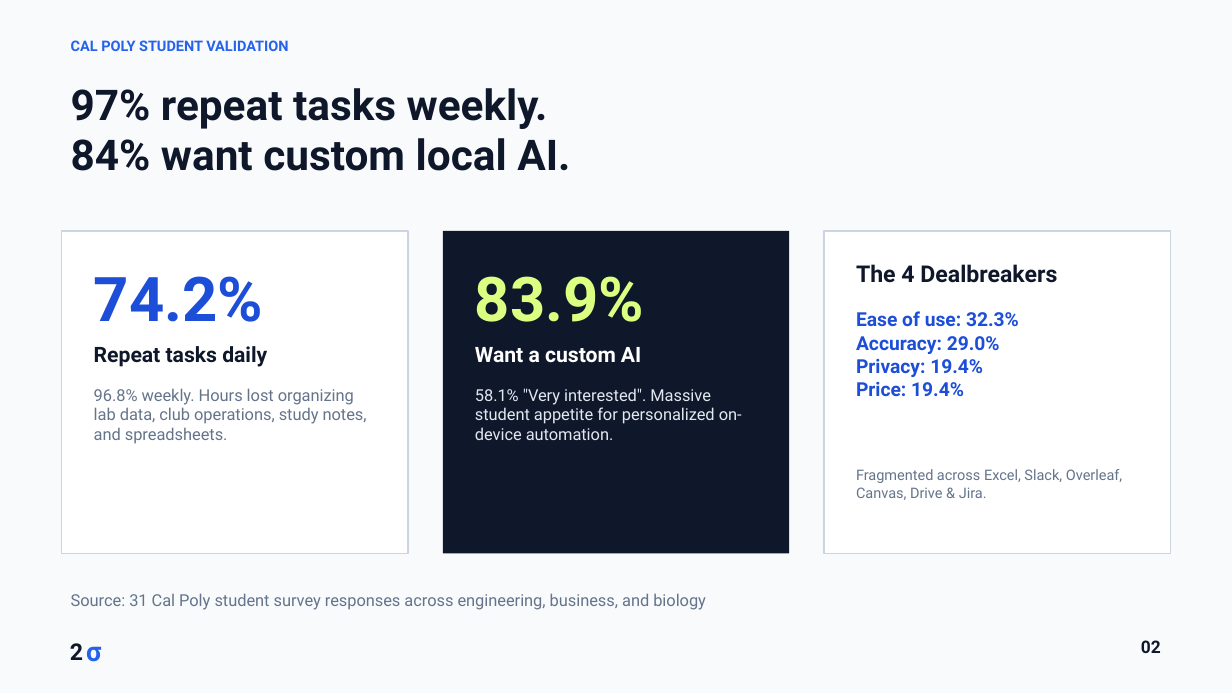
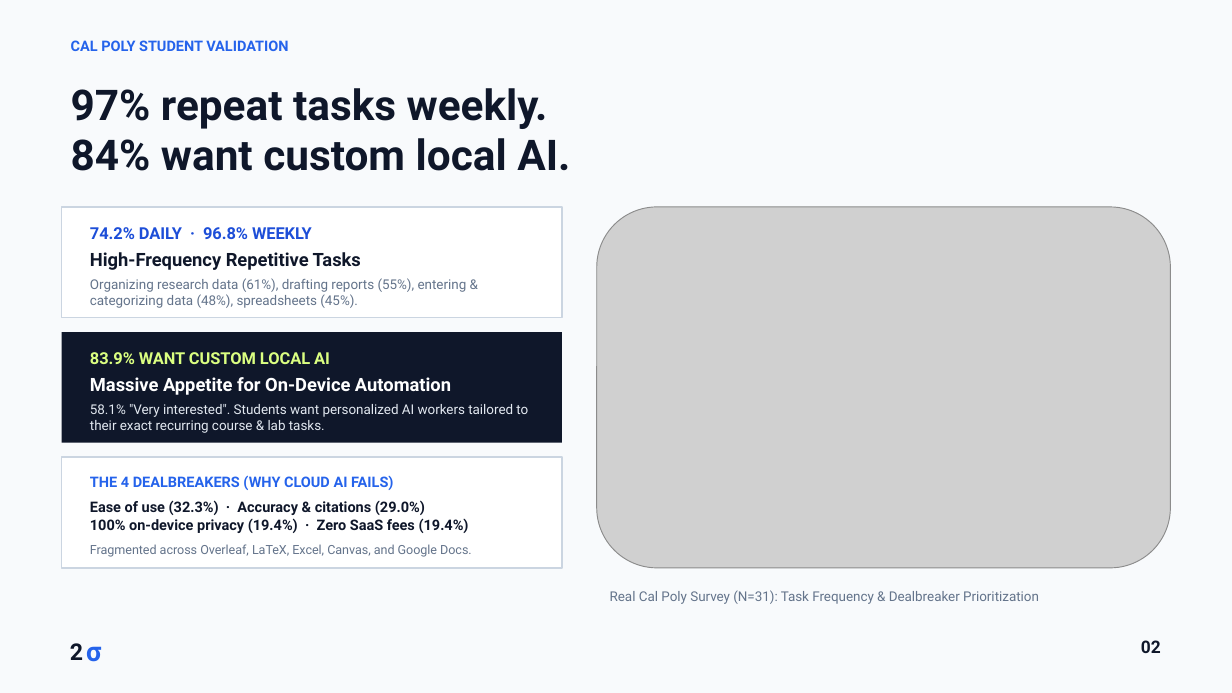
Before and after one commit to zedk1929/local-ai-job-trainer, a slide deck: slide 2 of pitch-deliverables/output/Apprentice_Draft_2.pptx. Drawn at 1232x693 pixels with LibreOffice and Linux fonts; fonts in the diff are those of the drawing; grey boxes stand for pictures. Boxes give left, top, right and bottom in pixels: in the first picture for what was removed or moved away, otherwise in the second. Text is boxed around its words. In the diff, an @@ line names an element or a change of style, - is before the commit and + after.

```diff
--- a/pitch-deliverables/output/Apprentice_Draft_2.pptx
+++ b/pitch-deliverables/output/Apprentice_Draft_2.pptx
@@ rectangle: place and size @@
-rectangle at (62,231,409,554)
+rectangle at (62,207,563,318)
@@ picture added at (597,207,1171,568) @@
@@ text at (90,227,312,239): text changed; size 48 to 12.8 pt @@
-74.2%
+74.2% DAILY · 96.8% WEEKLY
@@ text at (90,252,361,270): text changed; size 16.5 to 14.2 pt @@
-Repeat tasks daily
+High-Frequency Repetitive Tasks
@@ text at (90,278,467,308): text changed; size 12.8 to 10.5 pt @@
-96.8% weekly. Hours lost organizing lab data, club operations, study notes, and spreadsheets.
+Organizing research data (61%), drafting reports (55%), entering & categorizing data (48%), spreadsheets (45%).
@@ rectangle: place and size @@
-rectangle at (443,231,789,554)
+rectangle at (62,332,563,443)
@@ text at (90,352,330,364): text changed; size 48 to 12.8 pt @@
-83.9%
+83.9% WANT CUSTOM LOCAL AI
@@ text removed at (475,347,641,363) @@
-Want a custom AI
@@ text added at (90,377,451,395), 14.2 pt, text #FFFFFF, bold @@
+Massive Appetite for On-Device Automation
@@ text at (90,404,528,433): text changed; size 12.8 to 10.5 pt @@
-58.1% "Very interested". Massive student appetite for personalized on-device automation.
+58.1% "Very interested". Students want personalized AI workers tailored to their exact recurring course & lab tasks.
@@ rectangle: place and size @@
-rectangle at (824,231,1171,554)
+rectangle at (62,457,563,568)
@@ text at (90,475,393,490): text changed; size 18 to 11.2 pt; text colour #0F172A to #2563EB @@
-The 4 Dealbreakers
+THE 4 DEALBREAKERS (WHY CLOUD AI FAILS)
@@ text at (90,500,469,533): text changed; size 15 to 11.2 pt; text colour #1D4ED8 to #0F172A @@
-Ease of use: 32.3%
-Accuracy: 29.0%
-Privacy: 19.4%
-Price: 19.4%
+Ease of use (32.3%) · Accuracy & citations (29.0%)
+100% on-device privacy (19.4%) · Zero SaaS fees (19.4%)
@@ text at (90,544,472,557): text changed; size 11.2 to 9.8 pt @@
-Fragmented across Excel, Slack, Overleaf, Canvas, Drive & Jira.
+Fragmented across Overleaf, LaTeX, Excel, Canvas, and Google Docs.
@@ text removed at (71,593,706,610) @@
-Source: 31 Cal Poly student survey responses across engineering, business, and biology
@@ text added at (610,590,1039,604), 10.5 pt, text #64748B @@
+Real Cal Poly Survey (N=31): Task Frequency & Dealbreaker Prioritization
```
Also in this commit, not shown: 2 other slides changed, 5 other files.
